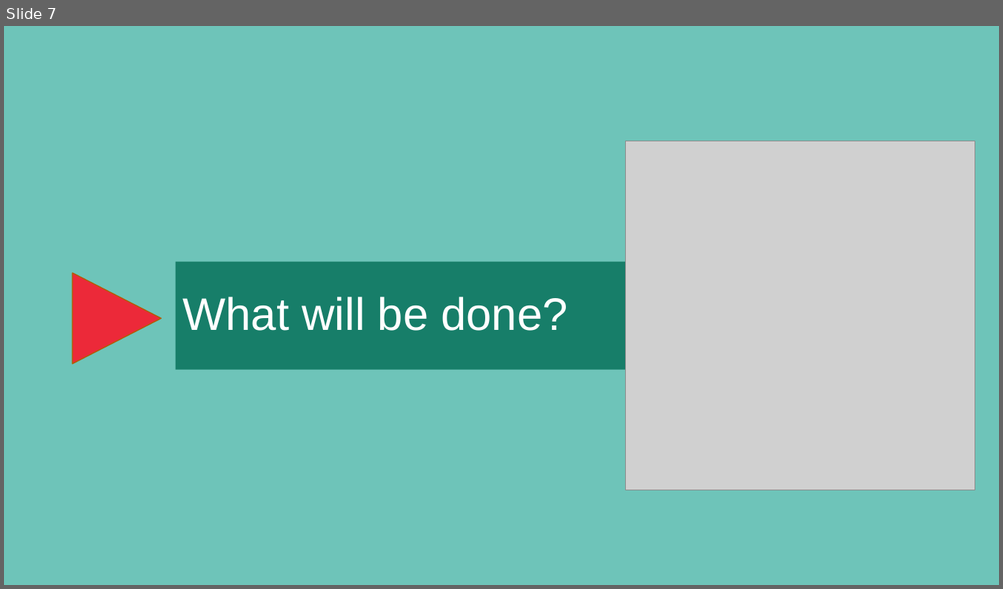
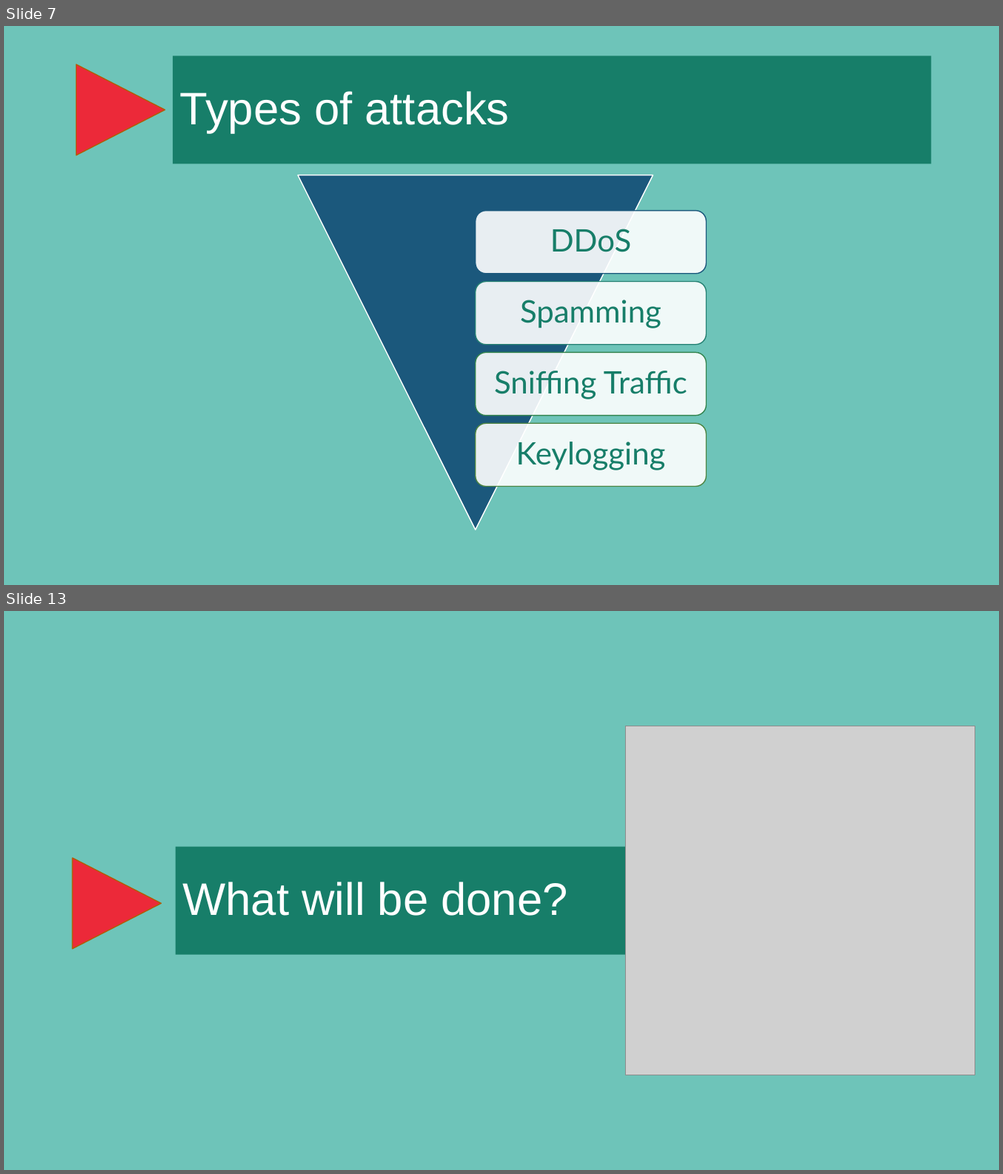
Before and after one commit to jpdias/botnet-lab, a slide deck: report/A hands-on approach on botnets.pptx. Shown one above the other, each under a label of ours: slide 7 before the commit, slides 7 and 13 after it; the slides between them are not shown. The pictures are 1003x589 and 1003x1174 pixels, drawn with LibreOffice and Linux fonts; fonts in the diff are those of the drawing; grey boxes stand for pictures; background and template pictures are left out. Boxes give left, top, right and bottom in pixels: in the first picture for what was removed or moved away, otherwise in the second. Text is boxed around its words. In the diff, an @@ line names an element or a change of style, - is before the commit and + after.

```diff
--- a/report/A hands-on approach on botnets.pptx
+++ b/report/A hands-on approach on botnets.pptx
@@ slide 7 added at (4,26,999,585), background #6EC4B9 @@
@@ triangle added at (76,64,165,156), fill #EC2939, outline #B25E07 1 pt @@
@@ title added at (173,56,930,164), fill #177E69, 44 pt, text #FFFFFF @@
+Types of attacks
@@ group added at (298,175,706,531): 4 rounded rectangles, 4 texts, 1 triangle @@
+DDoS
+Spamming
+Sniffing Traffic
+Keylogging
@@ what was slide 7 is now slide 13 @@
```
Also in this commit, not shown: 2 slides changed, 8 other slides added, 3 slides removed.
